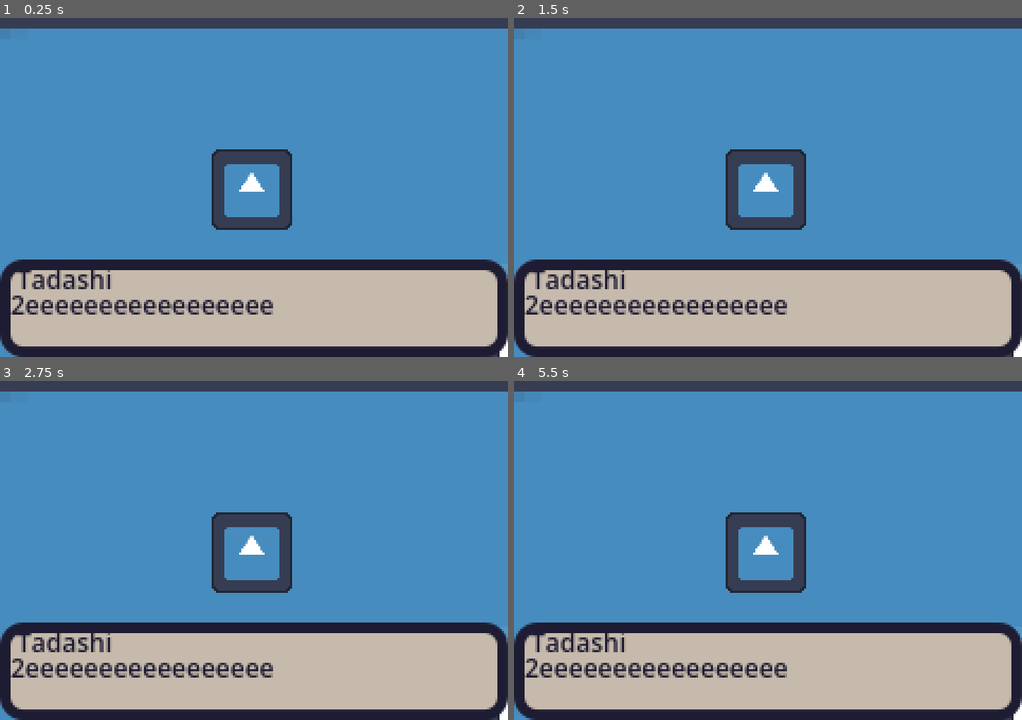
Above: before the commit, frames 1-4 (two rows, left to right).
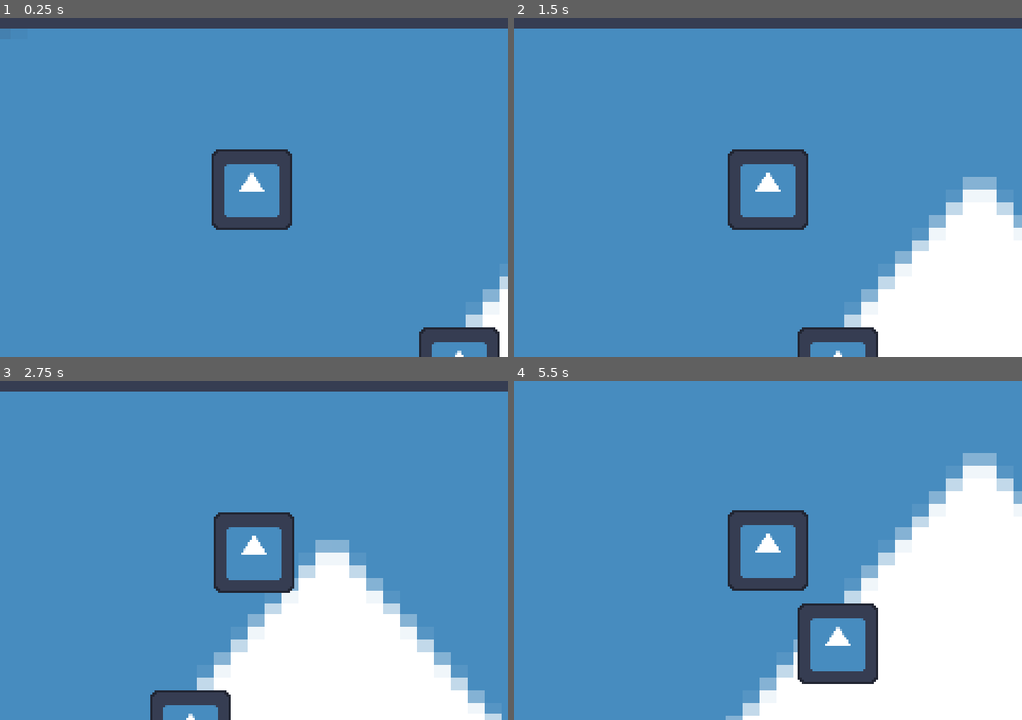
Above: after the commit, the same moments.

Repository: chickengamer555/7-days-of-rain-B1T-jam
Game: Godot game, scene res://test/test.tscn
Same seed, same stepped clock (60 frames per second), same inputs: the game is played once before the commit and once after it. The engine's default icon, where the game draws it, is replaced by a stand-in: a white triangle on a blue panel in a dark square.
Inputs (mouse positions are in pixels of both pictures, inside the frame that each line leads up to):
- Up to frame 1 (0.25 s): no input
- Up to frame 2 (1.5 s): tap Enter at 0.5 s; move the mouse to (879, 170) at 0.52 s; hold Right (right) 0.53-1.25 s; hold E (Interact) 0.53-1.25 s; click (879, 170) at 0.67 s; drag from (666, 204) to (768, 187) at 1.27 s
- Up to frame 3 (2.75 s): tap Space at 2 s; move the mouse to (304, 475) at 2.02 s; hold Right (right) from 2.03 s (still down); hold E (Interact) from 2.03 s (still down)
- Up to frame 4 (5.5 s): release Right (right) at 2.75 s; release E (Interact) at 2.75 s; drag from (742, 618) to (768, 550) at 2.77 s; tap Enter at 3.5 s; move the mouse to (920, 601) at 3.52 s; hold A (left) 3.53-4.25 s; hold E (Interact) 3.53-4.25 s; drag from (615, 499) to (691, 465) at 4.27 s; tap Space at 5 s; move the mouse to (793, 550) at 5.02 s; hold S (down) from 5.03 s (still down); hold E (Interact) from 5.03 s (still down); click (793, 550) at 5.17 s

The runs differ from the first frame. In frame 1, 28% of the frame differs, in the area x 0-100%, y 71-100%; in frame 2, 33%; in frame 3, 33%; in frame 4, 45%, in the area x 0-100%, y 0-100%.
Error before the commit: Parse Error: Function "_unhandled_input" has the same name as a previously declared function. (res://Player/Player.gd:87)

Commit message:
fixed double proximty

Diff:
--- a/Dialouge/typewriter_dialogue.gd
+++ b/Dialouge/typewriter_dialogue.gd
@@ -1,5 +1,5 @@
 class_name TypewriterDialogue
-extends Control
+extends CanvasLayer
 
 # Dialogue box with a typewriter effect: types each line out, then waits for a click.
 
--- a/Player/Player.gd
+++ b/Player/Player.gd
@@ -8,9 +8,7 @@
 var closest_interactable: Interactable = null
 
 func _ready() -> void:
-	if interaction_detector:
-		interaction_detector.area_entered.connect(_on_interaction_area_entered)
-		interaction_detector.area_exited.connect(_on_interaction_area_exited)
+	pass
 
 func get_input() -> void:
 	var input_direction = Input.get_vector("left", "right", "up", "down")
@@ -30,58 +28,10 @@
 	move_and_slide()
 
 
-	if not nearby_interactables.is_empty():
-		_update_closest_interactable()
 
-func _unhandled_input(event: InputEvent) -> void:
-	if is_dialogue_active():
-		return
 
-	if event.is_action_pressed("Interact"):
-		if closest_interactable != null and closest_interactable.can_interact():
-			closest_interactable.interact(self)
-			get_viewport().set_input_as_handled()
 
-func _on_interaction_area_entered(area: Area2D) -> void:
-	if area is Interactable:
-		if not nearby_interactables.has(area):
-			nearby_interactables.append(area)
-			_update_closest_interactable()
 
-func _on_interaction_area_exited(area: Area2D) -> void:
-	if area is Interactable:
-		nearby_interactables.erase(area)
-		if area == closest_interactable:
-			area.unfocus()
-			closest_interactable = null
-		_update_closest_interactable()
-
-func _update_closest_interactable() -> void:
-	var best_interactable: Interactable = null
-	var min_distance_sq: float = INF
-
-	var i = nearby_interactables.size() - 1
-	while i >= 0:
-		var interactable = nearby_interactables[i]
-		if not is_instance_valid(interactable) or not interactable.is_inside_tree():
-			nearby_interactables.remove_at(i)
-		elif not interactable.can_interact():
-			if interactable == closest_interactable:
-				interactable.unfocus()
-				closest_interactable = null
-		else:
-			var d_sq = global_position.distance_squared_to(interactable.global_position)
-			if d_sq < min_distance_sq:
-				min_distance_sq = d_sq
-				best_interactable = interactable
-		i -= 1
-
-	if best_interactable != closest_interactable:
-		if closest_interactable != null and is_instance_valid(closest_interactable):
-			closest_interactable.unfocus()
-		closest_interactable = best_interactable
-		if closest_interactable != null:
-			closest_interactable.focus()
 
 
 func _unhandled_input(event):
--- a/Player/player.tscn
+++ b/Player/player.tscn
@@ -6,14 +6,11 @@
 [sub_resource type="RectangleShape2D" id="RectangleShape2D_7xx7b"]
 size = Vector2(126, 127)
 
-[sub_resource type="CircleShape2D" id="CircleShape2D_interact"]
-radius = 110.0
 [sub_resource type="CircleShape2D" id="CircleShape2D_7xx7b"]
 
 [node name="Player" type="CharacterBody2D" unique_id=1016449922 groups=["Player"]]
 motion_mode = 1
 script = ExtResource("1_4ntmi")
-speed = 400
 
 [node name="CollisionShape2D" type="CollisionShape2D" parent="." unique_id=800626004]
 position = Vector2(0, -0.5)
@@ -25,12 +22,6 @@
 [node name="Camera2D" type="Camera2D" parent="." unique_id=1616005194]
 zoom = Vector2(0.3, 0.3)
 
-[node name="InteractionDetector" type="Area2D" parent="." unique_id=771122334]
-
-[node name="CollisionShape2D" type="CollisionShape2D" parent="InteractionDetector" unique_id=771122335]
-shape = SubResource("CircleShape2D_interact")
-zoom = Vector2(0.2, 0.2)
-
 [node name="Sensor" type="Area2D" parent="." unique_id=1126030353]
 collision_layer = 0
 collision_mask = 2
